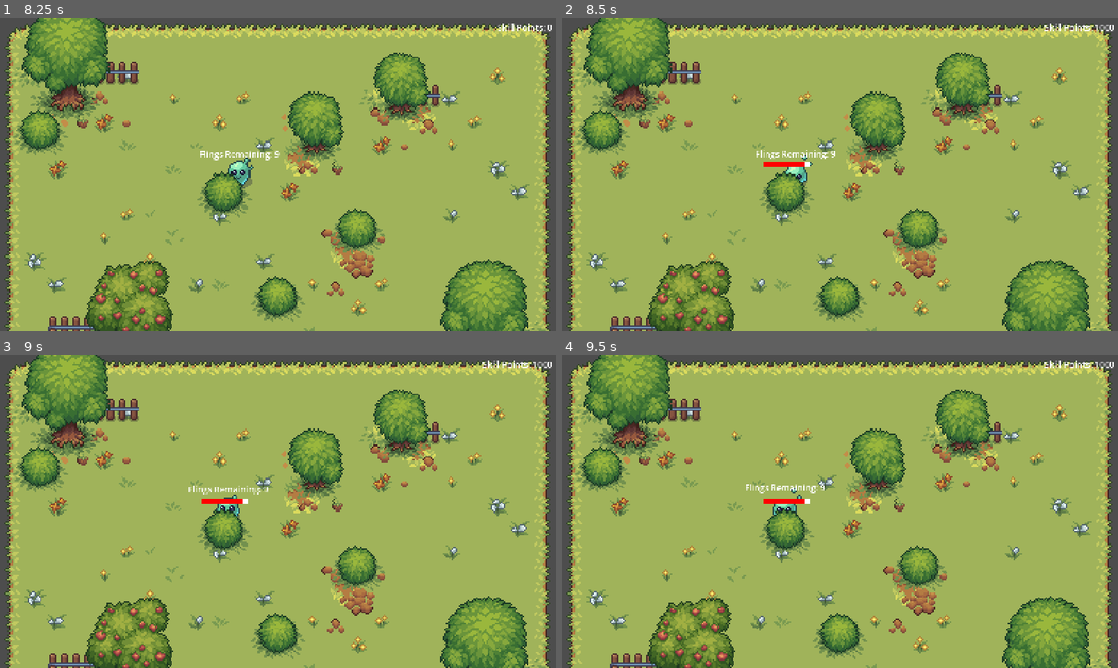
Above: before the commit, frames 1-4 (two rows, left to right).
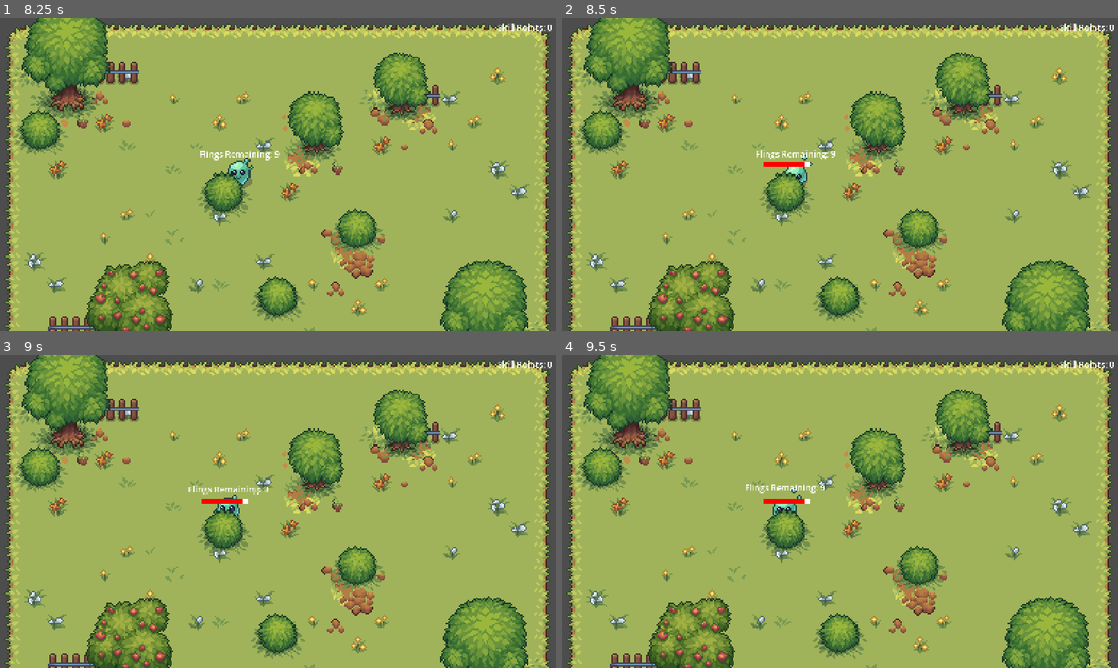
Above: after the commit, the same moments.

Repository: Auseawesome/HavenBounceBack
Game: Godot game, scene res://main.tscn
Two runs of this game, one before a commit and one after it. Both use one fixed random seed, a clock stepped at 60 frames per second and the inputs below.
Inputs (mouse positions are in pixels of both pictures, inside the frame that each line leads up to):
- Up to frame 1 (8.25 s): click "Play Game!" at 0.5 s; click "Enter Level" at 1.25 s; move the mouse to (400, 158) at 2.02 s; click (400, 158) at 2.17 s; drag from (166, 190) to (127, 305) at 2.77 s; move the mouse to (333, 105) at 3.52 s; click (333, 105) at 3.67 s; drag from (250, 237) to (483, 305) at 4.27 s; move the mouse to (444, 221) at 5.02 s; click (444, 221) at 5.17 s; drag from (111, 127) to (316, 118) at 5.77 s; move the mouse to (305, 174) at 6.52 s; click (305, 174) at 6.67 s; drag from (194, 96) to (400, 80) at 7.27 s; move the mouse to (400, 158) at 8.02 s; click (400, 158) at 8.17 s
- Up to frame 2 (8.5 s): no input
- Up to frame 3 (9 s): drag from (166, 527) to (66, 386) at 8.77 s
- Up to frame 4 (9.5 s): no input

Frame 1 is identical in both runs. In frame 2, 0.2% of the frame differs, in the area x 86-99%, y 1-5%; in frame 3, 0.2%; in frame 4, 0.2%.

Commit message:
Fix leaving 1000 points in global again

Diff:
--- a/globals.gd
+++ b/globals.gd
@@ -14,7 +14,7 @@
 
 var traits: Dictionary[String, Trait] = {}
 
-var current_points: int = 1000:
+var current_points: int:
 	set(value):
 		current_points = value
 		skill_points_label.text = "Skill Points: " + str(value)
